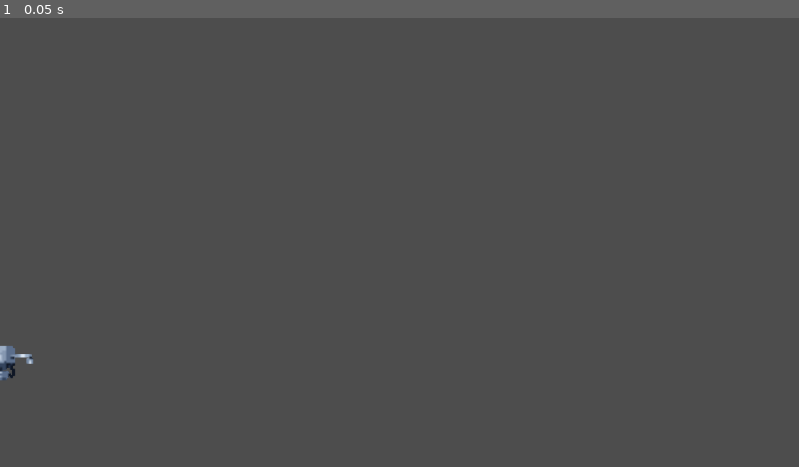
Above: before the commit, frame 1.
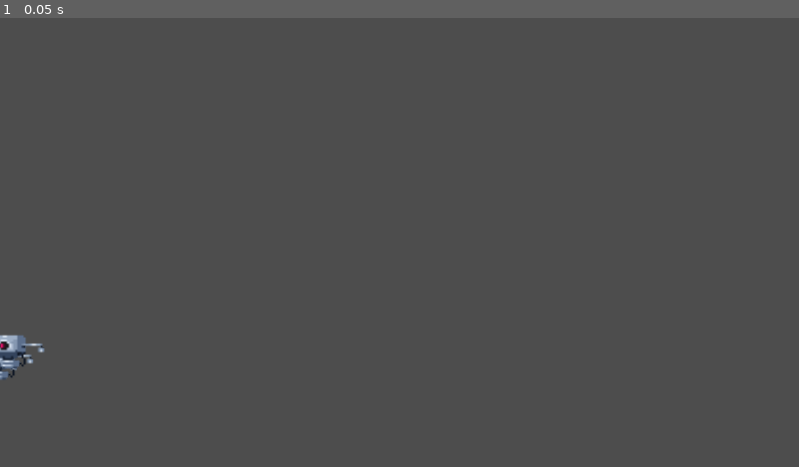
Above: after the commit, the same moment.

Repository: SamusCr/Birdot
Game: Godot game, scene res://scene/squadrons/squadrons4.tscn
The game is run twice, just before and just after one commit, with the same random seed, the same clock (stepped at 60 frames per second) and the same inputs. This scene is started directly instead of the project's main scene.
Inputs:
- Up to frame 1 (0.05 s): no input

The runs differ from the first frame. In frame 1, 0.3% of the frame differs, in the area x 0-6%, y 70-81%.

Commit message:
Arreglar millora bala

Diff:
--- a/Birdot-main/resource/TIenda/Arma/mejoraArma.gd
+++ b/Birdot-main/resource/TIenda/Arma/mejoraArma.gd
@@ -2,11 +2,13 @@
 extends MejoraTienda
 @export var Arma_nueva: Array[Resource]
 
-func mejora(extra_mejora: int):
-	Global.mejoras[nombre] += extra_mejora
-	numero_mejoras += extra_mejora
-	actualziar_mejora()
-	precio *= numero_mejoras +1
+func mejora(extra_mejora: int)-> bool:
+	if numero_mejoras + extra_mejora< Arma_nueva.size():
+		Global.mejoras[nombre] += extra_mejora
+		numero_mejoras += extra_mejora
+		actualziar_mejora()
+		return true
+	return false
 
 func actualziar_mejora():
 	if numero_mejoras < Arma_nueva.size():
--- a/Birdot-main/resource/TIenda/Bullets/Bala.gd
+++ b/Birdot-main/resource/TIenda/Bullets/Bala.gd
@@ -2,12 +2,14 @@
 extends MejoraTienda
 @export var Bala_dano :Array[int]
 
-func mejora(extra_mejora : int):
-	Global.mejoras[nombre] += extra_mejora
-	actualziar_mejora()
-	precio *= numero_mejoras +1
+func mejora(extra_mejora: int)-> bool:
+	if numero_mejoras + extra_mejora < Bala_dano.size():
+		Global.mejoras[nombre] += extra_mejora
+		actualziar_mejora()
+		return true
+	return false
 
 func actualziar_mejora():
 	if numero_mejoras < Bala_dano.size():
 		numero_mejoras = Global.mejoras[nombre]
-		Global.player.daño_base = Bala_dano[numero_mejoras]
+		Global.player.Arma.bullet.daño = Bala_dano[numero_mejoras]
--- a/Birdot-main/resource/TIenda/Impulso/mejoraImpulso.gd
+++ b/Birdot-main/resource/TIenda/Impulso/mejoraImpulso.gd
@@ -2,10 +2,12 @@
 extends MejoraTienda
 @export var Impulso_extra: Array[int]
 
-func mejora(extra_mejora : int):
-	Global.mejoras[nombre] += extra_mejora
-	actualziar_mejora()
-	precio *= numero_mejoras+1
+func mejora(extra_mejora: int)-> bool:
+	if numero_mejoras + extra_mejora< Impulso_extra.size():
+		Global.mejoras[nombre] += extra_mejora
+		actualziar_mejora()
+		return true
+	return false
 
 func actualziar_mejora():
 	if numero_mejoras < Impulso_extra.size():
--- a/Birdot-main/resource/TIenda/Salto/mejoraSalto.gd
+++ b/Birdot-main/resource/TIenda/Salto/mejoraSalto.gd
@@ -2,10 +2,12 @@
 extends MejoraTienda
 @export var salto_extra: Array[int]
 
-func mejora(extra_mejora:int):
-	Global.mejoras[nombre] += extra_mejora
-	actualziar_mejora()
-	precio *= numero_mejoras+1
+func mejora(extra_mejora: int)-> bool:
+	if numero_mejoras + extra_mejora < salto_extra.size():
+		Global.mejoras[nombre] += extra_mejora
+		actualziar_mejora()
+		return true
+	return false
 
 func actualziar_mejora():
 	if numero_mejoras < salto_extra.size():
--- a/Birdot-main/resource/Weapons/Metralleta.tres
+++ b/Birdot-main/resource/Weapons/Metralleta.tres
@@ -1,11 +1,12 @@
-[gd_resource type="Resource" script_class="Weapon" load_steps=2 format=3 uid="uid://cxaurwti62fmf"]
+[gd_resource type="Resource" script_class="Weapon" load_steps=3 format=3 uid="uid://cxaurwti62fmf"]
 
+[ext_resource type="Resource" uid="uid://bg5byymehhxa3" path="res://resource/bullets/Bullet_jugador.tres" id="1_2fria"]
 [ext_resource type="Script" uid="uid://er54ielssdpc" path="res://scripts/weapon.gd" id="1_5q840"]
 
 [resource]
 script = ExtResource("1_5q840")
-nombre = ""
+nombre = "Metralleta"
 cadencia = 0.2
-"daño" = 1
 velocidad = 1000.0
+bullet = ExtResource("1_2fria")
 metadata/_custom_type_script = "uid://er54ielssdpc"
--- a/Birdot-main/resource/Weapons/SemiAutomatica.tres
+++ b/Birdot-main/resource/Weapons/SemiAutomatica.tres
@@ -1,11 +1,12 @@
-[gd_resource type="Resource" script_class="Weapon" load_steps=2 format=3 uid="uid://lmmdt72ykg4a"]
+[gd_resource type="Resource" script_class="Weapon" load_steps=3 format=3 uid="uid://lmmdt72ykg4a"]
 
+[ext_resource type="Resource" uid="uid://bg5byymehhxa3" path="res://resource/bullets/Bullet_jugador.tres" id="1_reve8"]
 [ext_resource type="Script" uid="uid://er54ielssdpc" path="res://scripts/weapon.gd" id="1_taxx5"]
 
 [resource]
 script = ExtResource("1_taxx5")
-nombre = ""
+nombre = "SemiAutomatica"
 cadencia = 0.5
-"daño" = 1
 velocidad = 700.0
+bullet = ExtResource("1_reve8")
 metadata/_custom_type_script = "uid://er54ielssdpc"
--- a/Birdot-main/resource/Weapons/pistol.tres
+++ b/Birdot-main/resource/Weapons/pistol.tres
@@ -1,11 +1,12 @@
-[gd_resource type="Resource" script_class="Weapon" load_steps=2 format=3 uid="uid://cgja87torepyo"]
+[gd_resource type="Resource" script_class="Weapon" load_steps=3 format=3 uid="uid://cgja87torepyo"]
 
 [ext_resource type="Script" uid="uid://er54ielssdpc" path="res://scripts/weapon.gd" id="1_l524c"]
+[ext_resource type="Resource" uid="uid://bg5byymehhxa3" path="res://resource/bullets/Bullet_jugador.tres" id="1_rsn7n"]
 
 [resource]
 script = ExtResource("1_l524c")
 nombre = "Pistola basica"
 cadencia = 1.0
-"daño" = 1
 velocidad = 500.0
+bullet = ExtResource("1_rsn7n")
 metadata/_custom_type_script = "uid://er54ielssdpc"
--- a/Birdot-main/resource/Weapons/pistol_enemie.tres
+++ b/Birdot-main/resource/Weapons/pistol_enemie.tres
@@ -1,11 +1,12 @@
-[gd_resource type="Resource" script_class="Weapon" load_steps=2 format=3 uid="uid://cyfoi80x4m0vu"]
+[gd_resource type="Resource" script_class="Weapon" load_steps=3 format=3 uid="uid://cyfoi80x4m0vu"]
 
 [ext_resource type="Script" uid="uid://er54ielssdpc" path="res://scripts/weapon.gd" id="1_3hn5j"]
+[ext_resource type="Resource" uid="uid://fsgdqahx8qcs" path="res://resource/bullets/bala_enemigo.tres" id="1_wn387"]
 
 [resource]
 script = ExtResource("1_3hn5j")
-nombre = "Pistola basica"
+nombre = "Pistola Enemigo"
 cadencia = 4.0
-"daño" = 1
 velocidad = 100.0
+bullet = ExtResource("1_wn387")
 metadata/_custom_type_script = "uid://er54ielssdpc"
--- /dev/null
+++ b/Birdot-main/resource/bullets/Bullet_jugador.tres
@@ -0,0 +1,46 @@
+[gd_resource type="Resource" script_class="Bullet" load_steps=8 format=3 uid="uid://bg5byymehhxa3"]
+
+[ext_resource type="Script" uid="uid://nlj87757suq5" path="res://scripts/Bullet.gd" id="1_4uxng"]
+[ext_resource type="Texture2D" uid="uid://bfst7g2v6llfh" path="res://Assets/animation/bullet/Green Effect Bullet Impact Explosion 32x32.png" id="1_ouseh"]
+
+[sub_resource type="AtlasTexture" id="AtlasTexture_oxjq5"]
+atlas = ExtResource("1_ouseh")
+region = Rect2(352, 480, 32, 32)
+
+[sub_resource type="AtlasTexture" id="AtlasTexture_iq01v"]
+atlas = ExtResource("1_ouseh")
+region = Rect2(384, 480, 32, 32)
+
+[sub_resource type="AtlasTexture" id="AtlasTexture_bbf3x"]
+atlas = ExtResource("1_ouseh")
+region = Rect2(416, 480, 32, 32)
+
+[sub_resource type="AtlasTexture" id="AtlasTexture_hfsu7"]
+atlas = ExtResource("1_ouseh")
+region = Rect2(448, 480, 32, 32)
+
+[sub_resource type="SpriteFrames" id="SpriteFrames_qti6x"]
+animations = [{
+"frames": [{
+"duration": 1.0,
+"texture": SubResource("AtlasTexture_oxjq5")
+}, {
+"duration": 1.0,
+"texture": SubResource("AtlasTexture_iq01v")
+}, {
+"duration": 1.0,
+"texture": SubResource("AtlasTexture_bbf3x")
+}, {
+"duration": 1.0,
+"texture": SubResource("AtlasTexture_hfsu7")
+}],
+"loop": true,
+"name": &"default",
+"speed": 4.0
+}]
+
+[resource]
+script = ExtResource("1_4uxng")
+"daño" = 1
+animation_movimiento = SubResource("SpriteFrames_qti6x")
+metadata/_custom_type_script = "uid://nlj87757suq5"
--- /dev/null
+++ b/Birdot-main/resource/bullets/bala_enemigo.tres
@@ -0,0 +1,46 @@
+[gd_resource type="Resource" script_class="Bullet" load_steps=8 format=3 uid="uid://fsgdqahx8qcs"]
+
+[ext_resource type="Script" uid="uid://nlj87757suq5" path="res://scripts/Bullet.gd" id="1_2gspt"]
+[ext_resource type="Texture2D" uid="uid://bbnfloho73aaa" path="res://Assets/animation/bullet/Red Effect Bullet Impact Explosion 32x32.png" id="1_6cqwi"]
+
+[sub_resource type="AtlasTexture" id="AtlasTexture_vv3vb"]
+atlas = ExtResource("1_6cqwi")
+region = Rect2(512, 32, 32, 32)
+
+[sub_resource type="AtlasTexture" id="AtlasTexture_vmw7g"]
+atlas = ExtResource("1_6cqwi")
+region = Rect2(544, 32, 32, 32)
+
+[sub_resource type="AtlasTexture" id="AtlasTexture_75w4t"]
+atlas = ExtResource("1_6cqwi")
+region = Rect2(576, 32, 32, 32)
+
+[sub_resource type="AtlasTexture" id="AtlasTexture_aqjm5"]
+atlas = ExtResource("1_6cqwi")
+region = Rect2(608, 32, 32, 32)
+
+[sub_resource type="SpriteFrames" id="SpriteFrames_j871l"]
+animations = [{
+"frames": [{
+"duration": 1.0,
+"texture": SubResource("AtlasTexture_vv3vb")
+}, {
+"duration": 1.0,
+"texture": SubResource("AtlasTexture_vmw7g")
+}, {
+"duration": 1.0,
+"texture": SubResource("AtlasTexture_75w4t")
+}, {
+"duration": 1.0,
+"texture": SubResource("AtlasTexture_aqjm5")
+}],
+"loop": true,
+"name": &"default",
+"speed": 4.0
+}]
+
+[resource]
+script = ExtResource("1_2gspt")
+"daño" = 1
+animation_movimiento = SubResource("SpriteFrames_j871l")
+metadata/_custom_type_script = "uid://nlj87757suq5"
--- a/Birdot-main/scene/Balas/bullet.gd
+++ b/Birdot-main/scene/Balas/bullet.gd
@@ -1,9 +1,7 @@
-class_name Bullet
 
 extends Area2D
 
 @export var vida_resource: Destruible
-@export var Color_Bala: Color
 @export var animacion : AnimatedSprite2D
 var velocidad: float
 var direccion: Vector2
--- a/Birdot-main/scene/bird.gd
+++ b/Birdot-main/scene/bird.gd
@@ -20,7 +20,6 @@
 
 var daño_base :int = 1
 var can_shoot: bool = true
-var limit_superior :bool =false
 var posicion_final: Vector2
 var vida_actual:int
 
--- a/Birdot-main/scene/casilla_tienda.gd
+++ b/Birdot-main/scene/casilla_tienda.gd
@@ -16,8 +16,9 @@
 
 func _on_casilla_tienda_pressed():
 	if Global.mejoras["DINERO"] >= objeto.precio:
-		Global.mejoras["DINERO"] -= objeto.precio
-		objeto.mejora(1)
-		precio_label.text = str(objeto.precio)+ " G"
-		num_mejora_label.text = str(objeto.numero_mejoras)
-		Global.actualizar_diner.emit()
+		if objeto.mejora(1):
+			Global.mejoras["DINERO"] -= objeto.precio
+			precio_label.text = str(objeto.precio)+ " G"
+			num_mejora_label.text = str(objeto.numero_mejoras)
+			Global.actualizar_diner.emit()
+			objeto.precio *= objeto.numero_mejoras+1
--- a/Birdot-main/scene/control_game.gd
+++ b/Birdot-main/scene/control_game.gd
@@ -5,12 +5,13 @@
 
 @export var fase_actual:fases
 @export var Bird : bird
-@export var Paralax: Array[Parallax2D]
+
 @export var Paralax_pantallas: Array[Pantalla_Paralax]
 @export var move_camera : int
 @export var UI :Control
 
 #Canvis de antalla
+var Paralax: Array[Parallax2D]
 var distancia_siguiente_pantalla: int
 var pantalla_actual : int = 0
 var es_final : bool = false
@@ -25,6 +26,8 @@
 
 
 func _ready():
+	for paralax_change in $Backgraund_Sky/Backgraunds.get_children():
+		Paralax.append(paralax_change)
 	distancia_siguiente_pantalla =Paralax_pantallas[0].distancia_inicio
 	Global.aterrizaje.connect(_aterrizaje)
 	Global.game_over.connect(game_over)
@@ -84,7 +87,7 @@
 		var tween = create_tween()
 		tween.tween_property(Bird.Camera, "position", Bird.posicion_final ,1)
 		if es_final == true:
-			get_tree().change_scene_to_file("res://scene/Menu_Principal.tscn")
+			get_tree().change_scene_to_file("res://scene/pantalla_guanyar.tscn")
 		else:
 			$TiendaCanvas/Tienda.show()
 		Global.destruir_spawner.emit()
--- a/Birdot-main/scene/game.tscn
+++ b/Birdot-main/scene/game.tscn
@@ -26,11 +26,10 @@
 [sub_resource type="RectangleShape2D" id="RectangleShape2D_33cqm"]
 size = Vector2(4411.5, 331.5)
 
-[node name="Game" type="Node2D" node_paths=PackedStringArray("potencia_disparo_bar", "Bird", "Paralax", "UI")]
+[node name="Game" type="Node2D" node_paths=PackedStringArray("potencia_disparo_bar", "Bird", "UI")]
 script = ExtResource("1_dbls1")
 potencia_disparo_bar = NodePath("CanvasLayer/StandardYellowSharpHeadArrowWithBigOutline(1)")
 Bird = NodePath("Bird")
-Paralax = [NodePath("Backgraund_Sky/Sky_city"), NodePath("Backgraund_Sky/Backgraunds/Background3"), NodePath("Backgraund_Sky/Backgraunds/Background2"), NodePath("Backgraund_Sky/Backgraunds/Background1")]
 Paralax_pantallas = Array[ExtResource("2_i6gbm")]([ExtResource("4_ux4dc"), ExtResource("3_ux4dc"), ExtResource("5_ux4dc")])
 move_camera = 2
 UI = NodePath("CanvasLayer2/UI")
@@ -85,19 +84,19 @@
 position = Vector2(499, -1123)
 texture = ExtResource("5_sng2h")
 
-[node name="Sky_city" type="Parallax2D" parent="Backgraund_Sky"]
+[node name="Backgraunds" type="Node2D" parent="Backgraund_Sky"]
+
+[node name="Sky_city" type="Parallax2D" parent="Backgraund_Sky/Backgraunds"]
 show_behind_parent = true
 scroll_offset = Vector2(330, -141)
 repeat_size = Vector2(600, 0)
 autoscroll = Vector2(-32, 0)
 repeat_times = 6
 
-[node name="Sprite2D" type="Sprite2D" parent="Backgraund_Sky/Sky_city"]
+[node name="Sprite2D" type="Sprite2D" parent="Backgraund_Sky/Backgraunds/Sky_city"]
 position = Vector2(313, 268)
 scale = Vector2(4, 4)
 texture = ExtResource("3_ll5lq")
-
-[node name="Backgraunds" type="Node2D" parent="Backgraund_Sky"]
 
 [node name="Background3" type="Parallax2D" parent="Backgraund_Sky/Backgraunds"]
 show_behind_parent = true
--- a/Birdot-main/scene/squadrons.gd
+++ b/Birdot-main/scene/squadrons.gd
@@ -4,14 +4,12 @@
 @export var objectivo : RigidBody2D
 @export  var enemies : Array[Area2D]
 @export var time_spawn : int
-var num_enemie = 0
 
 #Aquest node es on crearem els esquadrons en els diferents enemics i decidirem quan s'activen i quina distribucio tindran
 
 func _ready():
 	for n in get_children():
 		enemies.append(n)
-	num_enemie = enemies.size()
 	Global.enemigo_destruido.connect(destruir_enemigo)
 
 
--- a/Birdot-main/scene/squadrons/squadrons4.tscn
+++ b/Birdot-main/scene/squadrons/squadrons4.tscn
@@ -10,37 +10,37 @@
 time_spawn = 2
 
 [node name="Enemigo" parent="." instance=ExtResource("2_yfog4")]
-position = Vector2(0, 500)
-time_activation = 1.0
+position = Vector2(-104, 566)
+time_activation = 6.0
 ia_enemie = ExtResource("3_xrw0g")
 vida_resource = ExtResource("5_fxc62")
 
 [node name="Enemigo2" parent="." instance=ExtResource("2_yfog4")]
+position = Vector2(-72, 547)
+time_activation = 5.0
+ia_enemie = ExtResource("3_xrw0g")
+vida_resource = ExtResource("5_fxc62")
+
+[node name="Enemigo3" parent="." instance=ExtResource("2_yfog4")]
+position = Vector2(-48, 529)
+time_activation = 4.0
+ia_enemie = ExtResource("3_xrw0g")
+vida_resource = ExtResource("5_fxc62")
+
+[node name="Enemigo4" parent="." instance=ExtResource("2_yfog4")]
+position = Vector2(-24, 510)
+time_activation = 3.0
+ia_enemie = ExtResource("3_xrw0g")
+vida_resource = ExtResource("5_fxc62")
+
+[node name="Enemigo5" parent="." instance=ExtResource("2_yfog4")]
 position = Vector2(0, 500)
 time_activation = 2.0
 ia_enemie = ExtResource("3_xrw0g")
 vida_resource = ExtResource("5_fxc62")
 
-[node name="Enemigo3" parent="." instance=ExtResource("2_yfog4")]
-position = Vector2(0, 500)
-time_activation = 3.0
+[node name="Enemigo6" parent="." instance=ExtResource("2_yfog4")]
+position = Vector2(16, 484)
+time_activation = 1.0
 ia_enemie = ExtResource("3_xrw0g")
 vida_resource = ExtResource("5_fxc62")
-
-[node name="Enemigo4" parent="." instance=ExtResource("2_yfog4")]
-position = Vector2(0, 500)
-time_activation = 4.0
-ia_enemie = ExtResource("3_xrw0g")
-vida_resource = ExtResource("5_fxc62")
-
-[node name="Enemigo5" parent="." instance=ExtResource("2_yfog4")]
-position = Vector2(0, 500)
-time_activation = 5.0
-ia_enemie = ExtResource("3_xrw0g")
-vida_resource = ExtResource("5_fxc62")
-
-[node name="Enemigo6" parent="." instance=ExtResource("2_yfog4")]
-position = Vector2(0, 500)
-time_activation = 6.0
-ia_enemie = ExtResource("3_xrw0g")
-vida_resource = ExtResource("5_fxc62")
--- /dev/null
+++ b/Birdot-main/scripts/Bullet.gd
@@ -0,0 +1,5 @@
+class_name Bullet
+extends Resource
+
+@export var daño : int
+@export var animation_movimiento: SpriteFrames
--- a/Birdot-main/scripts/MejoraTienda.gd
+++ b/Birdot-main/scripts/MejoraTienda.gd
@@ -11,7 +11,8 @@
 func _init():
 	precio *=  numero_mejoras
 
-func mejora(extra_mejora : int):
+func mejora(extra_mejora: int)-> bool:
+	return false
 	pass
 
 func actualziar_mejora():
--- a/Birdot-main/scripts/weapon.gd
+++ b/Birdot-main/scripts/weapon.gd
@@ -4,21 +4,22 @@
 @export var nombre: String
 @export var cadencia: float
 @export var velocidad: float
-
+@export var bullet : Resource
 #les diferents armes. i com dispara. En aquest Recurs no he afegit el mal,
 #ho te cada personatge diferent
 
 func disparar(Direccion:Vector2, Disparador: Vector2 ,Bala:PackedScene,daño:int)->Node2D:
 
 	var disparo = Bala.instantiate()
+	disparo.animacion.sprite_frames = bullet.animation_movimiento
 	disparo.animacion.play()
 	if disparo.is_in_group("bala_enemigo"):
 		Global.player.Camera.add_child(disparo)
-		disparo.vida_actual = disparo.vida_resource  .vida
+		disparo.vida_actual = disparo.vida_resource.vida
 	else:
 		Global.player.add_child(disparo)
 	disparo.global_position = Disparador
-	disparo.daño = daño
+	disparo.daño = bullet.daño
 	disparo.velocidad = velocidad
 	disparo.direccion = Direccion -Disparador
 	disparo.look_at(Direccion)
Not shown, removed: Birdot-main/Assets/music/junglebird.wav.import
Not shown, removed: Birdot-main/Assets/music/mixkit-little-birds-singing-in-the-trees-17.wav.import
Not shown, removed: Birdot-main/Assets/music/rainforestambience.mp3.import
Not shown, added: Birdot-main/scripts/Bullet.gd.uid
Not shown, removed: Birdot-main/Assets/music/junglebird.wav
Not shown, removed: Birdot-main/Assets/music/mixkit-little-birds-singing-in-the-trees-17.wav
Not shown, removed: Birdot-main/Assets/music/rainforestambience.mp3
